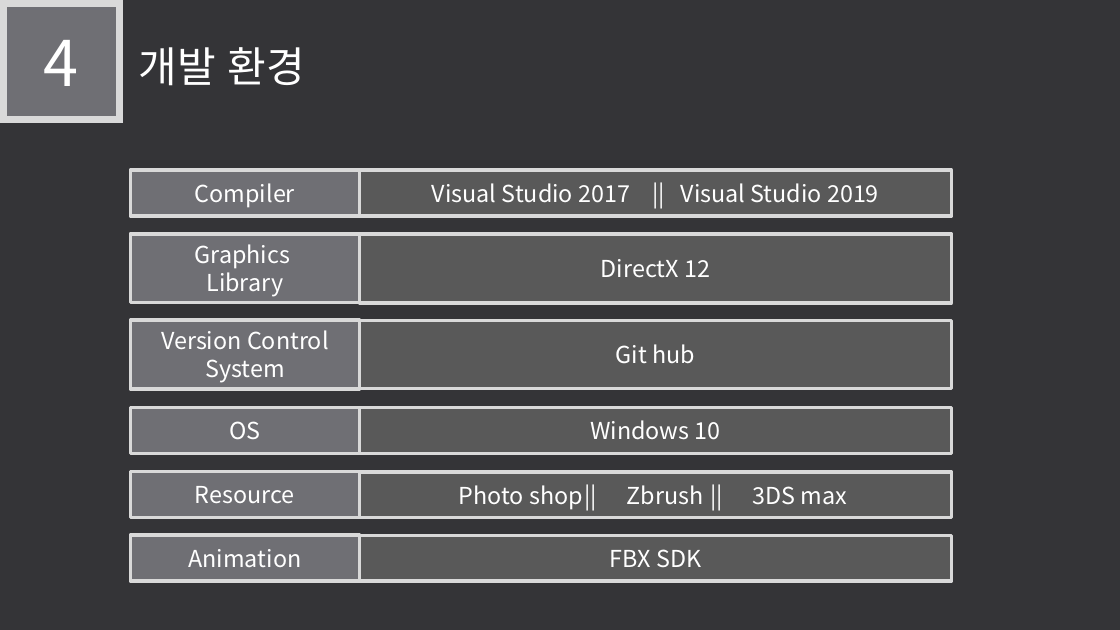
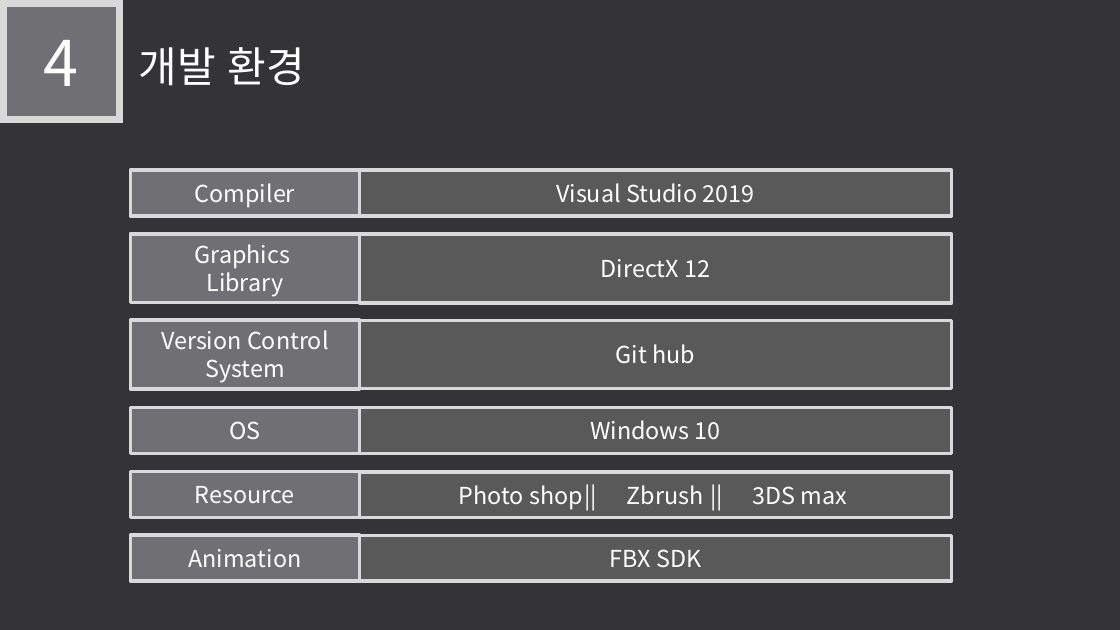
Before and after one commit to LEGO0937/Our_Project, a slide deck: slide 8 of 기획단계/졸작 제안서_α.pptx. Drawn at 1120x630 pixels with LibreOffice and Linux fonts; fonts in the diff are those of the drawing. Boxes give left, top, right and bottom in pixels: in the first picture for what was removed or moved away, otherwise in the second. Text is boxed around its words. In the diff, an @@ line names an element or a change of style, - is before the commit and + after.

```diff
--- a/기획단계/졸작 제안서_α.pptx
+++ b/기획단계/졸작 제안서_α.pptx
@@ text in rectangle at (x1=556, y1=183, x2=755, y2=203): text changed @@
-Visual Studio 2017 || Visual Studio 2019
+Visual Studio 2019
```
Also in this commit, not shown: 4 other slides changed, 1 other file.
